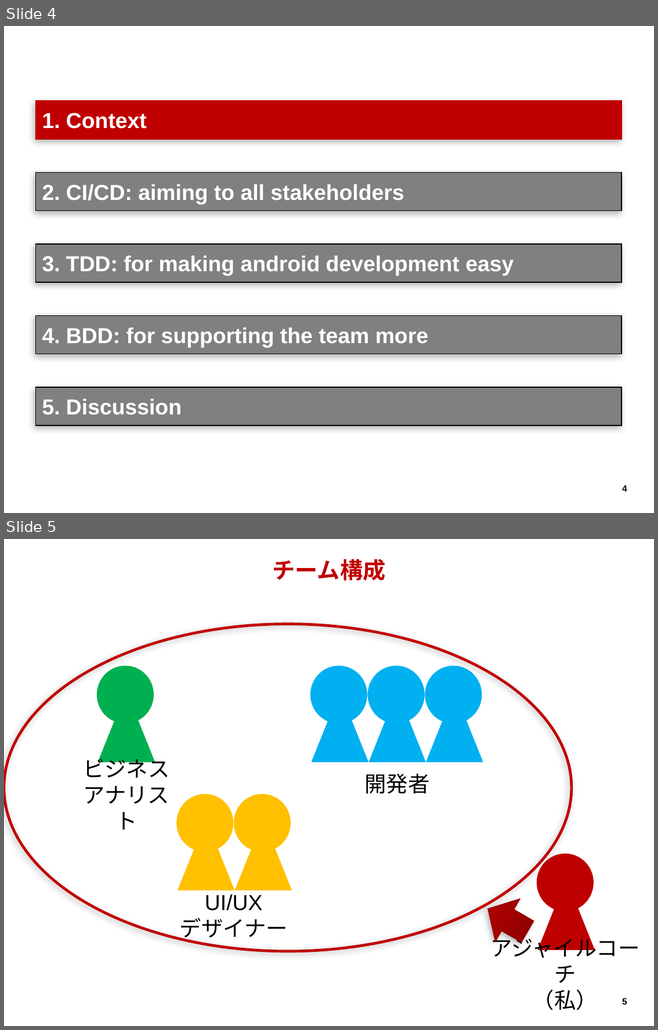
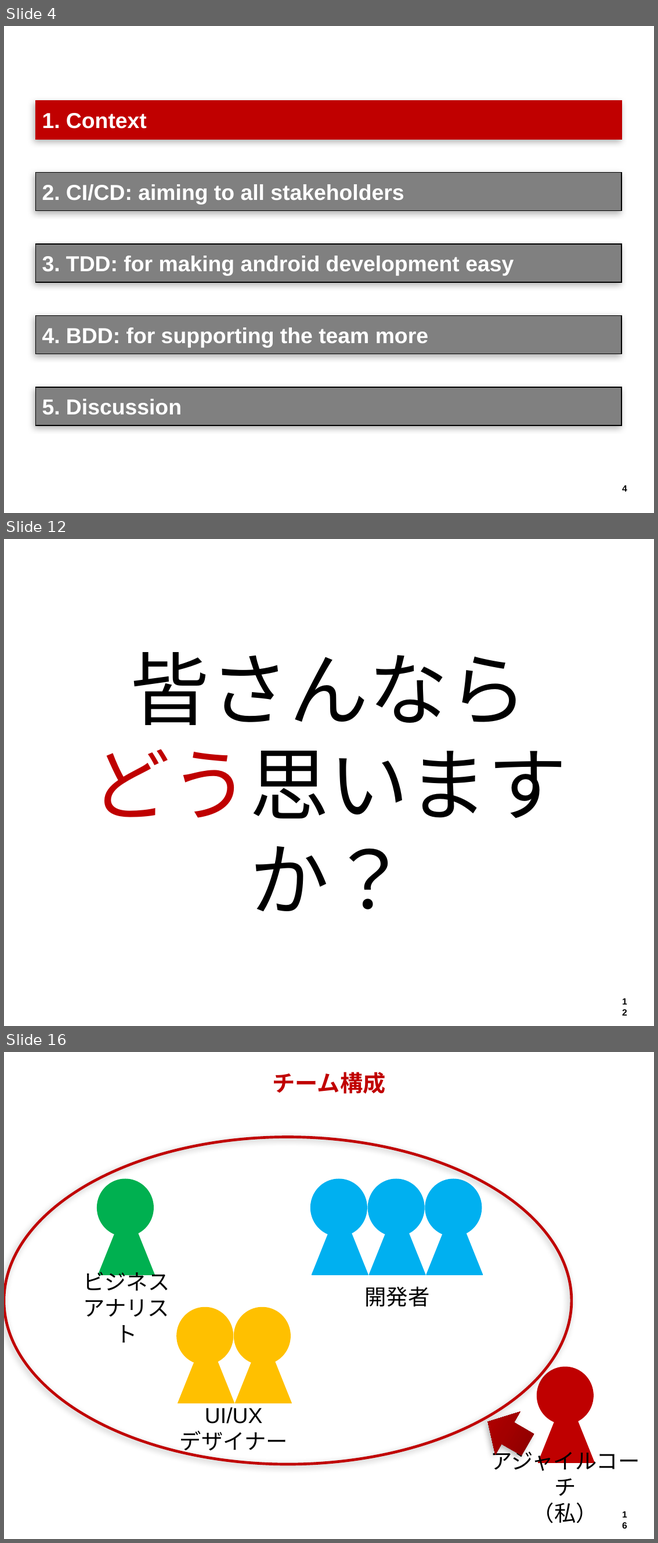
Before and after one commit to hageyahhoo/agile2014, a slide deck: presentations/TechnologyDrivenDevelopment.pptx. Shown one above the other, each under a label of ours: slides 4 and 5 before the commit, slides 4, 12 and 16 after it; the slides between them are not shown. The pictures are 658x1030 and 658x1543 pixels, drawn with LibreOffice and Linux fonts; fonts in the diff are those of the drawing; background and template pictures are left out. Boxes give left, top, right and bottom in pixels: in the first picture for what was removed or moved away, otherwise in the second. Text is boxed around its words. In the diff, an @@ line names an element or a change of style, - is before the commit and + after.

```diff
--- a/presentations/TechnologyDrivenDevelopment.pptx
+++ b/presentations/TechnologyDrivenDevelopment.pptx
@@ slide 12 added at (4, 539, 654, 1026), background #FFFFFF; not listed: 1 template element that a slide beside it also shows @@
@@ text added at (91, 652, 567, 911), 88 pt, text #000000 @@
+皆さんなら
+どう思いますか？
@@ what was slide 5 is now slide 16 @@
@@ page number at (622, 1511, 627, 1529): text changed @@
-5
+16
```
Also in this commit, not shown: 1 slide changed, 10 other slides added.
